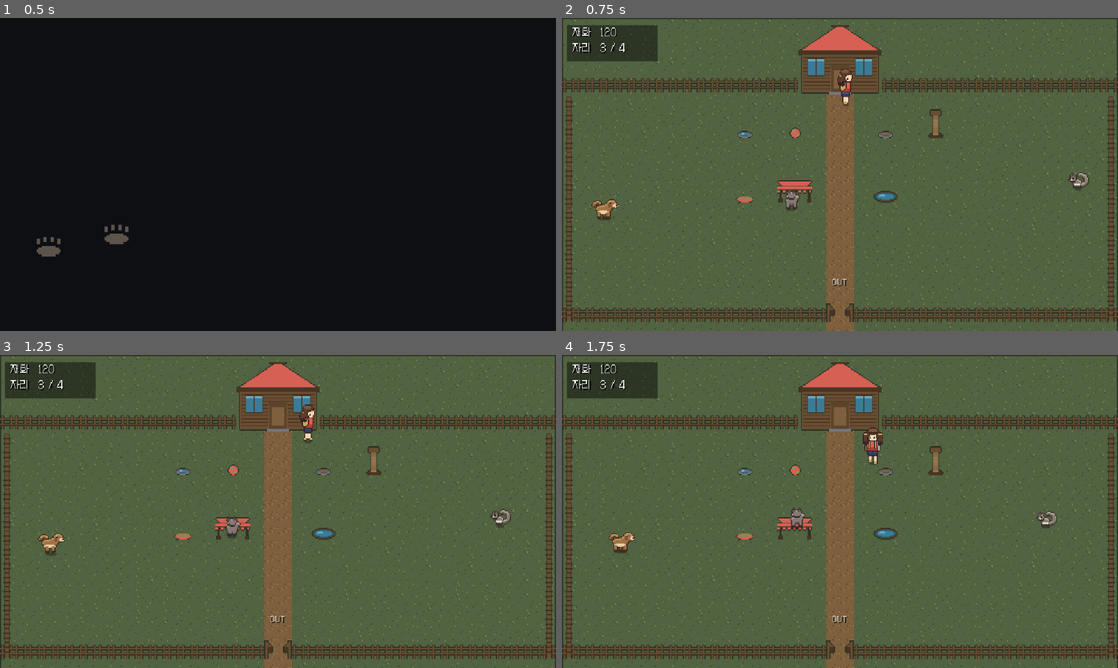
Above: before the commit, frames 1-4 (two rows, left to right).
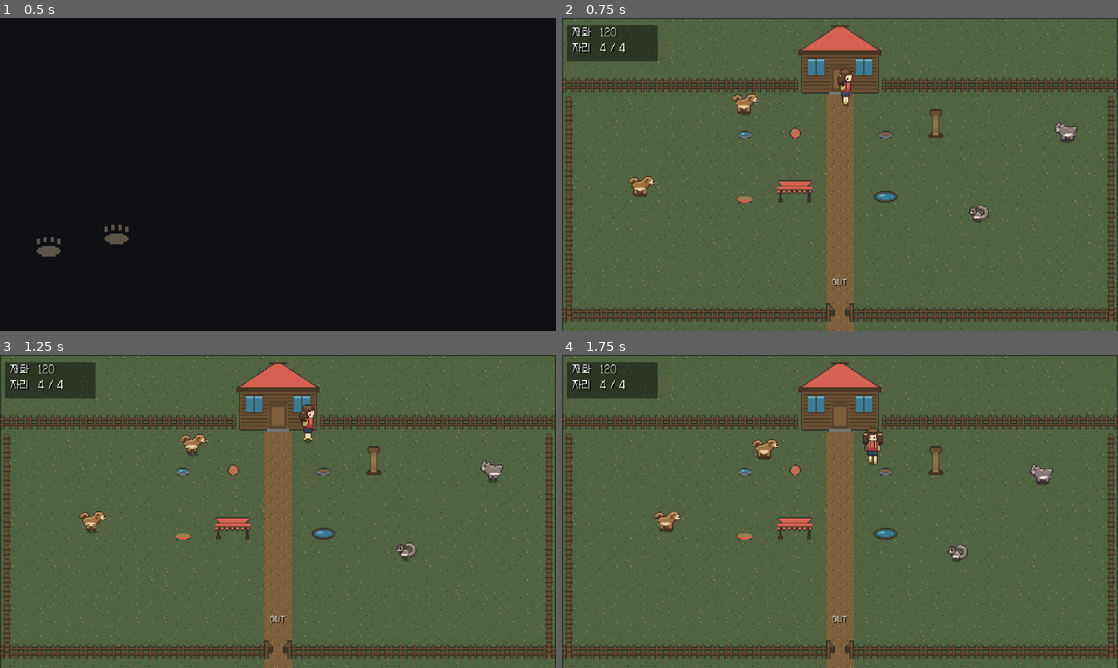
Above: after the commit, the same moments.

Repository: MarcLJLee/everden
Game: Godot game, scene res://scenes/ui/Boot.tscn
Same seed, same stepped clock (60 frames per second), same inputs: the game is played once before the commit and once after it.
Inputs (mouse positions are in pixels of both pictures, inside the frame that each line leads up to):
- Up to frame 1 (0.5 s): no input
- Up to frame 2 (0.75 s): tap Enter (ui_accept) at 0.5 s; move the mouse to (962, 158) at 0.52 s; hold D (move_right) from 0.53 s (still down); tap Space (interact) at 0.6 s; click (962, 158) at 0.67 s
- Up to frame 3 (1.25 s): keep holding D (move_right); tap Enter (ui_accept) at 0.77 s
- Up to frame 4 (1.75 s): move the mouse to (728, 527) at 1.27 s; release D (move_right) at 1.28 s; hold S (move_down) from 1.28 s (still down); tap Space (interact) at 1.35 s; tap Enter (ui_accept) at 1.52 s

Frame 1 is identical in both runs. In frame 2, 1.1% of the frame differs, in the area x 5-95%, y 8-66%; in frame 3, 1.1%; in frame 4, 1.1%.

Commit message:
성별 — 개체 정의 때 정하고 화면에서 보인다 (BRIEF §4.9 · §2.4)
이형은 몸통 시트를 나누지 않고 눈·입과 같은 파츠 레이어로 얹는다. 북향에서
숨기는 규칙도 그대로 쓴다 — 나눴다면 종당 16장이 32장이 됐다.

종 이름으로 분기하지 않는다. palettes.json 의 dimorphism 표에 그 종이 있는지만
본다 — 지금은 고라니 하나, 수컷의 엄니다. 새 이형 종이 늘어도 코드는 그대로다.

집 마당에 하트와 반쪽 하트가 뜬다. 규칙을 짊어지는 것은 ♂♀ 가 아니라 하트다 —
아이는 기호를 읽어서가 아니라 반쪽 하트를 보고 "얘는 혼자예요" 를 안다.
그래서 한 종을 한두 마리씩 놓는다. 짝 있는 종과 혼자인 종이 같은 마당에 있어야
두 표시가 나란히 보인다.

확정 배치 — 둘 이상 놓이는 종은 암수가 반드시 섞이고, 집에 혼자인 개체가 있으면
그 종의 반대 성별이 필드에 반드시 정의된다. 확률을 손보는 게 아니라 개체가
반드시 있다. 아직 집과 필드가 상태를 주고받지 않아 후자는 비어 있다.

필드에는 이름표가 없어 이형 없는 아홉 종의 성별이 안 보인다 — 그때까지
오버레이의 이번 원정 줄에 적는다. 보이지 않는 필드를 만들지 않는다. 230개.

Diff:
--- a/scenes/actors/Actor.tscn
+++ b/scenes/actors/Actor.tscn
@@ -16,6 +16,8 @@
 [node name="BodySprite" type="AnimatedSprite2D" parent="Body"]
 centered = false
 
+[node name="Dimorph" type="Sprite2D" parent="Body"]
+
 [node name="Eye" type="Sprite2D" parent="Body"]
 centered = false
 
--- a/scripts/actor/Actor.gd
+++ b/scripts/actor/Actor.gd
@@ -40,6 +40,9 @@
 ## 이 동물이 들어갈 수 있는 막힌 지형. 기본 지형은 habitat 과 무관하게 지나간다.
 var habitat: Array = []
 var traits: Array = []
+## 개체의 성별. 개체 정의 때 정해진다 (BRIEF §3.11 1단계) — 원정 중에 바뀌지 않는다.
+## 화면에서 보인다: 이형이 있는 종은 도트로, 없는 종은 이름표 뱃지로. (§4.9)
+var sex := ""
 ## 개체값 — 능력치가 무언가를 결정해야 한다 (BRIEF §2.5)
 var sense_scale := 1.0
 var charm := 1.0
@@ -62,15 +65,36 @@
 var _moving := false
 
 
+## 성별 하나. 반반이다 — 확률을 화면에 노출하지 않으므로 기울일 이유가 없다.
+static func roll_sex(rng: RandomNumberGenerator) -> String:
+	return "male" if rng.randf() < 0.5 else "female"
+
+
+## 마릿수만큼 성별을 뽑되, **둘 이상이면 암수가 반드시 섞인다.**
+## 짝이 없다는 이유로 영구히 막히는 일을 구조적으로 없앤다 (BRIEF §2.4 확정 배치).
+## `required` 를 주면 그 성별이 반드시 하나 들어간다 — 집에 혼자인 개체가 있을 때 쓴다.
+static func roll_sexes(count: int, rng: RandomNumberGenerator, required := "") -> Array:
+	var out: Array = []
+	for i in count:
+		out.append(roll_sex(rng))
+	if count >= 2 and out.count(out[0]) == count:
+		out[rng.randi_range(0, count - 1)] = "female" if out[0] == "male" else "male"
+	if not required.is_empty() and count > 0 and not (required in out):
+		out[rng.randi_range(0, count - 1)] = required
+	return out
+
+
 ## config 는 animals.json 의 종 정의 한 덩어리다. 플레이어처럼 종이 없는 액터는
 ## 같은 모양의 딕셔너리를 만들어 넘긴다 — 특수 분기를 만들지 않기 위해서다.
-func setup(config: Dictionary, schema: TagSchema, tuning: FieldTuning, rng: RandomNumberGenerator) -> void:
+func setup(config: Dictionary, schema: TagSchema, tuning: FieldTuning,
+		rng: RandomNumberGenerator, individual_sex := "") -> void:
 	_shadow = get_node("Shadow")
 	_body = get_node("Body")
 	_body_sprite = get_node("Body/BodySprite")
 	_emote = get_node("Body/Emote")
 
 	species = config
+	sex = individual_sex if not individual_sex.is_empty() else roll_sex(rng)
 	_tuning = tuning
 	species_id = String(config.get("id", ""))
 	display_name = String(config.get("name", species_id))
@@ -109,7 +133,7 @@
 	_shadow.texture = shadow_texture
 	_shadow.position = -shadow_texture.get_size() * 0.5
 
-	_body.setup(sprite_set, canvas, canvas_offset, has_drawn_art, species_id)
+	_body.setup(sprite_set, canvas, canvas_offset, has_drawn_art, species_id, sex)
 	_emote.setup(sprite_set, canvas_offset)
 	_apply_facing("south")
 
--- a/scripts/actor/FaceLayer.gd
+++ b/scripts/actor/FaceLayer.gd
@@ -6,6 +6,7 @@
 
 var _eye: Sprite2D = null
 var _mouth: Sprite2D = null
+var _dimorph: Sprite2D = null
 
 var _canvas := Vector2i(32, 32)
 var _canvas_offset := Vector2.ZERO
@@ -20,11 +21,14 @@
 var _shine_color := Color.WHITE
 var _shine_on := false
 var _last_angle := ""
+## 이 종의 암수 이형 (palettes.json 의 dimorphism). 표에 없는 종은 비어 있다.
+var _dimorph_spec := {}
 
 func setup(sprite_set: Dictionary, canvas: Vector2i, canvas_offset: Vector2,
-		drawn_art := false, species_id := "") -> void:
+		drawn_art := false, species_id := "", sex := "") -> void:
 	_eye = get_node("Eye")
 	_mouth = get_node("Mouth")
+	_dimorph = get_node("Dimorph")
 	_canvas = canvas
 	_drawn_art = drawn_art
 	_species_id = species_id
@@ -44,6 +48,17 @@
 	elif _has_mouth:
 		_mouth.texture = PlaceholderArt.mouth_texture(String(sprite_set.get("mouth_style", "small")))
 	_mouth.visible = _has_mouth
+
+	# ★ 암수 이형은 **눈·입과 같은 파츠**다 (BRIEF §4.9). 몸통 시트를 성별로 나누지 않는다 —
+	#   나눴다면 종당 16장이 32장이 됐다. 파츠면 정면·측면 2장이다.
+	#   ⚠️ 표에 그 종이 있는지만 본다. `if species == "water_deer"` 를 쓰면 설계가 틀린 것이다.
+	_dimorph_spec = SpriteLibrary.dimorphism_for(_species_id)
+	if not _dimorph_spec.is_empty() and sex == String(_dimorph_spec.get("shown_on", "")):
+		var files: Dictionary = _dimorph_spec.get("file", {})
+		_dimorph.texture = SpriteLibrary.dimorph_texture(String(files.get("front", "")))
+	else:
+		_dimorph_spec = {}
+	_dimorph.visible = _dimorph.texture != null
 	_apply_expression("기본")
 
 ## facing: "north" | "south" | "east" | "west"
@@ -54,6 +69,8 @@
 	var visible_face := facing != "north"
 	_eye.visible = visible_face   # 텍스처가 없으면 _set_eye_texture 가 다시 끈다
 	_mouth.visible = visible_face and _has_mouth
+	# 뒷모습에서는 이형도 숨는다 — 눈·입에 이미 있는 규칙을 그대로 쓴다
+	_dimorph.visible = visible_face and not _dimorph_spec.is_empty()
 	if not visible_face:
 		return
 
@@ -63,6 +80,12 @@
 	_place(_eye, _eye_anchor.get(angle, [16, 11]), mirror)
 	if _has_mouth:
 		_place(_mouth, _mouth_anchor.get(angle, [16, 16]), mirror)
+	if not _dimorph_spec.is_empty():
+		var files: Dictionary = _dimorph_spec.get("file", {})
+		_dimorph.texture = SpriteLibrary.dimorph_texture(String(files.get(angle, "")))
+		_dimorph.visible = _dimorph.texture != null
+		if _dimorph.visible:
+			_place(_dimorph, _dimorph_spec.get("anchor", {}).get(angle, [16, 16]), mirror)
 
 
 ## 어두울 때 눈이 되비춘다. (tags.json 의 eyeshine)
--- a/scripts/art/SpriteLibrary.gd
+++ b/scripts/art/SpriteLibrary.gd
@@ -23,6 +23,28 @@
 
 
 ## 후각·청각은 지면에 실물이 없다 — 공중에 뜨는 표시다. (HANDOFF §4)
+## 이 종의 암수 이형 파츠. 표에 없으면 빈 사전 — **종 이름으로 분기하지 않는다** (원칙 4).
+## 새 이형 종이 늘어도 코드는 그대로다. (BRIEF §4.9 · palettes.json 의 dimorphism)
+static func dimorphism_for(species_id: String) -> Dictionary:
+	var table: Dictionary = index().get("dimorphism", {}).get("species", {})
+	return table.get(species_id, {})
+
+
+## 이형 파츠 한 장. 경로는 dimorphism 표가 준다.
+static func dimorph_texture(relative: String) -> Texture2D:
+	if relative.is_empty():
+		return null
+	return _texture_from(relative)
+
+
+## 성별 뱃지·짝 표시. 종 수와 무관한 다섯 장이다. (palettes.json 의 pair_ui)
+static func pair_ui_texture(key: String) -> Texture2D:
+	var path := String(index().get("pair_ui", {}).get(key, ""))
+	if path.is_empty():
+		return null
+	return _texture_from(path)
+
+
 static func airborne_clue_texture(sense: String) -> Texture2D:
 	# 냄새·소리 표시는 배경이 아니라 표현이다. 밤이라고 색이 바뀌면 안 읽힌다.
 	return _texture_from(index().get("clue_airborne", {}).get(sense, ""), false)
--- a/scripts/debug/DebugOverlay.gd
+++ b/scripts/debug/DebugOverlay.gd
@@ -34,8 +34,15 @@
 		state["daypart"], state["terrain"], state["promotion_tiles"]])
 	lines.append("감각 반경: %s" % state["senses"])
 	var roster: PackedStringArray = []
+	var mix: Dictionary = state.get("sex_mix", {})
 	for name in state["roster"]:
-		roster.append("%s %d" % [name, state["roster"][name]])
+		# 성별은 개체 정의 때 정해진다 (§3.11 1단계). 필드에서는 고라니만 도트로 보이므로
+		# 나머지는 여기에 적어 둔다 — 보이지 않는 데이터 필드를 만들지 않는다 (원칙 5).
+		var kinds: Dictionary = mix.get(name, {})
+		var tail := ""
+		if not kinds.is_empty():
+			tail = "(♂%d♀%d)" % [int(kinds.get("male", 0)), int(kinds.get("female", 0))]
+		roster.append("%s %d%s" % [name, state["roster"][name], tail])
 	lines.append("이번 원정: %s" % (", ".join(roster) if not roster.is_empty() else "(비었다)"))
 	lines.append("동물: 나와있음 %d/%d · 보임 %d · 단서만 %d · 활성 %d · 얕은시뮬 %d" % [
 		state["present_count"], state["total_count"],
--- a/scripts/field/Field.gd
+++ b/scripts/field/Field.gd
@@ -573,6 +573,7 @@
 		"weather_summary": weather.summary(),
 		"present_count": sim.count_present(),
 		"roster": sim.roster(),
+		"sex_mix": sim.sex_mix(),
 		"total_count": sim.animals.size(),
 		"active_count": sim.count_active(),
 		"shallow_count": sim.count_shallow(),
--- a/scripts/field/FieldSim.gd
+++ b/scripts/field/FieldSim.gd
@@ -25,6 +25,8 @@
 	## 멀리서 보던 놈이 가까이 왔을 때 갑자기 빨라지지 않는다.
 	var move_scale := 1.0
 	var quirks: Array = []
+	## 개체의 성별. 정의 때 한 번 정해지고 원정 내내 바뀌지 않는다. (BRIEF §3.11 1단계)
+	var sex := ""
 	## 이 개체에 쏟은 점유 시간 (0~1). **게이지가 아니라 개체가 들고 있다** —
 	## 다른 데 갔다 와도 이어서 찰 수 있어야 한다. 한 번 쏟은 시간은 사라지지 않는다.
 	var invite_progress := 0.0
@@ -48,6 +50,8 @@
 var _promotion_px := 0.0
 ## 이 필드가 속한 지역의 생태
 var region := {}
+## 종 id → 이 필드에 반드시 있어야 하는 성별. 집에 혼자인 개체가 채운다. (BRIEF §2.4)
+var pair_needed := {}
 
 
 func setup(root: Node2D, actor_scene: PackedScene, schema: TagSchema, tuning: FieldTuning,
@@ -80,9 +84,19 @@
 	var min_distance := _promotion_px
 	var mix := _terrain_mix()
 	for species in target_species:
-		for i in roster_count(species, mix, region, _tuning.animal_count, _rng):
+		var count := roster_count(species, mix, region, _tuning.animal_count, _rng)
+		# ★ **짝 확정 배치** (BRIEF §2.4 · §3.11 1단계의 예외).
+		#   집에 짝 없이 혼자인 개체가 있으면 그 종의 반대 성별이 반드시 정의된다.
+		#   0 마리가 될 수 없다 — 성별 때문에 생기는 영구 벽을 구조적으로 막는다.
+		#   확률을 손보는 게 아니라 **개체가 반드시 있다**. 규칙이 눈에 보인다 (원칙 3).
+		var required := String(pair_needed.get(String(species.get("id", "")), ""))
+		if not required.is_empty():
+			count = maxi(count, 1)
+		var sexes := Actor.roll_sexes(count, _rng, required)
+		for i in count:
 			var animal := WildAnimal.new()
 			animal.species = species
+			animal.sex = String(sexes[i])
 			animal.position = _spawn_point(species, player_position, min_distance)
 			animal.velocity = _random_velocity()
 			animal.turn_timer = _rng.randf_range(1.0, 4.0)
@@ -153,6 +167,20 @@
 	return out
 
 
+## 종별 암수 구성. **보이지 않는 데이터 필드를 만들지 않는다**(원칙 5) —
+## 이형이 없는 아홉 종은 필드에서 아직 성별이 안 보이므로 최소한 여기 적힌다.
+func sex_mix() -> Dictionary:
+	var out := {}
+	for animal in animals:
+		if animal.invited:
+			continue
+		var name := animal.display_name()
+		if not out.has(name):
+			out[name] = {"male": 0, "female": 0}
+		out[name][animal.sex] = int(out[name].get(animal.sex, 0)) + 1
+	return out
+
+
 func _spawn_point(species: Dictionary, player_position: Vector2, min_distance: float) -> Vector2:
 	if _terrain != null:
 		for attempt in 30:
@@ -211,7 +239,7 @@
 func _promote(animal: WildAnimal) -> void:
 	var actor: Actor = _actor_scene.instantiate()
 	_root.add_child(actor)
-	actor.setup(animal.species, _schema, _tuning, _rng)
+	actor.setup(animal.species, _schema, _tuning, _rng, animal.sex)
 	# 개체값은 이미 굴려뒀다. 다시 굴리면 멀리서 보던 놈이 가까이 오며 딴 놈이 된다.
 	actor.quirks = animal.quirks
 	actor.move_scale = animal.move_scale
--- a/scripts/home/Home.gd
+++ b/scripts/home/Home.gd
@@ -124,18 +124,73 @@
 		var species: Dictionary = species_by_id[id]
 		if not SpriteLibrary.has_art(id):
 			continue
-		var actor: Actor = load(ACTOR_SCENE).instantiate()
-		_actors.add_child(actor)
-		actor.setup(species, schema, view, _rng)
-		actor.speed_tiles = view.wild_speed
-		actor.confine = yard.confine_resident
-		actor.position = Vector2(
-			_rng.randf_range(yard.yard.position.x + 24, yard.yard.end.x - 24),
-			_rng.randf_range(yard.yard.position.y + 12, yard.yard.end.y - 12))
-		var resident := Resident.new()
-		resident.actor = actor
-		resident.tags = Resident.tags_of(species)
-		residents.append(resident)
+		# 한두 마리씩 — 짝이 있는 종과 혼자인 종이 같은 마당에 있어야
+		# 하트와 반쪽 하트가 나란히 보인다 (BRIEF §2.4)
+		var count: int = _rng.randi_range(1, 2)
+		var sexes := Actor.roll_sexes(count, _rng)
+		for i in count:
+			var actor: Actor = load(ACTOR_SCENE).instantiate()
+			_actors.add_child(actor)
+			actor.setup(species, schema, view, _rng, String(sexes[i]))
+			actor.speed_tiles = view.wild_speed
+			actor.confine = yard.confine_resident
+			actor.position = Vector2(
+				_rng.randf_range(yard.yard.position.x + 24, yard.yard.end.x - 24),
+				_rng.randf_range(yard.yard.position.y + 12, yard.yard.end.y - 12))
+			var resident := Resident.new()
+			resident.actor = actor
+			resident.tags = Resident.tags_of(species)
+			residents.append(resident)
+	_show_pair_marks()
+
+
+## ★ **규칙을 짊어지는 것은 ♂♀ 가 아니라 하트다** (BRIEF §4.9 · 원칙 3).
+##   7살은 기호를 읽어서 아기가 왜 안 생기는지 아는 게 아니라,
+##   **반쪽 하트**를 보고 "얘는 혼자예요" 를 안다. ♂♀ 는 그 다음에 붙는 이름표다.
+## ⚠️ 텍스처는 Sprite2D 로 얹는다 — Control 의 `_draw` 로 그리면 네모가 된다 (RUN.md).
+func _show_pair_marks() -> void:
+	var by_species := {}
+	for resident in residents:
+		var id: String = resident.actor.species_id
+		if not by_species.has(id):
+			by_species[id] = {}
+		by_species[id][resident.actor.sex] = true
+	for resident in residents:
+		var kinds: Dictionary = by_species[resident.actor.species_id]
+		var paired: bool = kinds.size() >= 2
+		var heart := Sprite2D.new()
+		heart.texture = SpriteLibrary.pair_ui_texture("paired" if paired else "alone")
+		heart.texture_filter = CanvasItem.TEXTURE_FILTER_NEAREST
+		# ⚠️ 캔버스 높이만큼 올리면 **그림에서 한참 떠서 누구 것인지 안 보인다** —
+		#    캔버스 바닥은 그림의 접지선이 아니다. 그림 윗변(canvas_offset.y)에 붙인다.
+		var above := Vector2(0, float(int(resident.actor.canvas_offset.y) - 4))
+		if heart.texture != null:
+			heart.position = above + Vector2(-5, 0)
+			resident.actor.add_child(heart)
+		var badge := Sprite2D.new()
+		badge.texture = SpriteLibrary.pair_ui_texture(resident.actor.sex)
+		badge.texture_filter = CanvasItem.TEXTURE_FILTER_NEAREST
+		if badge.texture != null:
+			badge.position = above + Vector2(4, 1)
+			resident.actor.add_child(badge)
+
+
+## 짝 없이 혼자인 종 → 필드에 반드시 있어야 하는 성별. (BRIEF §2.4 확정 배치)
+## 아직 집과 필드가 상태를 주고받지 않으므로 지금은 쓰이지 않는다 —
+## 수집 목록이 생기면 Field 가 이 값을 FieldSim.pair_needed 로 넘긴다.
+func lonely_species() -> Dictionary:
+	var kinds := {}
+	for resident in residents:
+		var id: String = resident.actor.species_id
+		if not kinds.has(id):
+			kinds[id] = {}
+		kinds[id][resident.actor.sex] = true
+	var needed := {}
+	for id in kinds:
+		if kinds[id].size() >= 2:
+			continue
+		needed[id] = "female" if kinds[id].has("male") else "male"
+	return needed
 
 
 func _spawn_player(view: FieldTuning) -> void:
--- a/tools/smoke_test.gd
+++ b/tools/smoke_test.gd
@@ -1029,6 +1029,50 @@
 	bench.queue_free()
 	await process_frame
 
+	# ★ 성별은 **개체 정의 때** 정해지고 화면에서 보인다 (BRIEF §3.11 1단계 · §4.9)
+	var sex_rng := RandomNumberGenerator.new()
+	sex_rng.seed = 4242
+	var all_same := 0
+	for round_index in 300:
+		var picked := Actor.roll_sexes(4, sex_rng)
+		if picked.count(picked[0]) == picked.size():
+			all_same += 1
+	_check("둘 이상이면 암수가 반드시 섞인다 — 짝 없는 벽을 구조로 막는다",
+		all_same == 0, "%d/300 회 한쪽만" % all_same)
+	_check("한 마리면 한쪽이어도 된다", Actor.roll_sexes(1, sex_rng).size() == 1)
+	var forced := Actor.roll_sexes(3, sex_rng, "female")
+	_check("필요한 성별은 반드시 들어간다 (확정 배치)", "female" in forced, "%s" % [forced])
+	_check("확정 배치라도 나머지는 자유다", Actor.roll_sexes(2, sex_rng, "male").size() == 2)
+
+	# ⚠️ 종 이름으로 분기하지 않는다 (원칙 4) — 표에 있는지만 본다
+	_check("이형은 표가 정한다 — 고라니에 있고", not SpriteLibrary.dimorphism_for("water_deer").is_empty())
+	_check("표에 없는 종에는 없다", SpriteLibrary.dimorphism_for("cat").is_empty())
+	var dimorph: Dictionary = SpriteLibrary.dimorphism_for("water_deer")
+	_check("이형은 한쪽 성별에만 얹힌다", String(dimorph.get("shown_on", "")) in ["male", "female"])
+	_check("이형도 북향에서 숨는다", String(dimorph.get("hide_on", "")) == "north")
+	_check("이형 앵커가 정면·측면 둘 다 있다",
+		dimorph.get("anchor", {}).has("front") and dimorph.get("anchor", {}).has("side"))
+	# 몸통 시트를 성별로 나누지 않는다 — 나눴다면 종당 16장이 32장이 된다
+	_check("이형 그림은 종당 두 장뿐이다", dimorph.get("file", {}).size() == 2,
+		"%d 장" % dimorph.get("file", {}).size())
+
+	# 실제로 수컷에만 붙고 암컷에는 안 붙는가
+	var deer_config: Dictionary = DataLoader.load_all(true).species.get("water_deer", {})
+	var seen_part := {}
+	for sex in ["male", "female"]:
+		var probe: Actor = load("res://scenes/actors/Actor.tscn").instantiate()
+		field.get_node("Actors").add_child(probe)
+		probe.setup(deer_config, field.schema, field.tuning, sex_rng, sex)
+		probe.look_direction = Vector2(0.0, 1.0)
+		seen_part[sex] = probe.get_node("Body/Dimorph").visible
+		probe.queue_free()
+	_check("엄니는 수컷에만 붙는다", seen_part["male"] and not seen_part["female"],
+		"수 %s · 암 %s" % [seen_part["male"], seen_part["female"]])
+
+	# 성별 뱃지·짝 표시는 종 수와 무관한 다섯 장이다
+	for key in ["male", "female", "paired", "alone"]:
+		_check("짝 UI 그림이 있다 — %s" % key, SpriteLibrary.pair_ui_texture(key) != null)
+
 	# ★ 실제 날씨는 튀지 않는다 — 지금과 가까운 상태로만 옮겨간다 (사용자 지적)
 	var walker := WeatherSystem.new()
 	walker.setup(schema, RandomNumberGenerator.new(), {"초원": 2000, "숲": 600})
Not shown, changed: RUN.md
